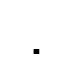
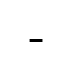
The second 72px x 72px image is a revision of the first. Changes to its layers:
added layer "-" in group "Alphabet" over [29, 39, 43, 42]
hid "." over [33, 49, 40, 54]
